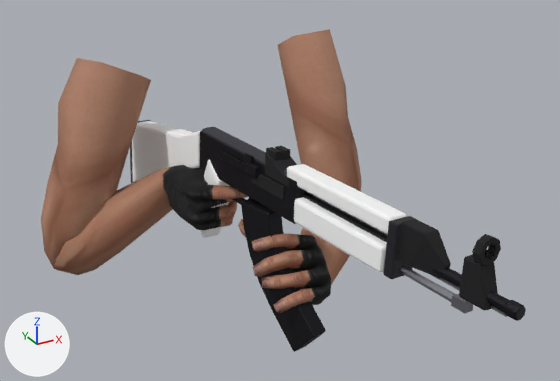
One commit to the glTF model assets/player/viewmodels/ak_fp.glb: the scene before it, then after it.
One viewpoint serves both versions: a 50 mm camera at (-0.562, 6.767, 1.952) aimed at (-0.053, 7.693, 1.489). Every picture has the same lights, and +X, +Y and +Z are marked at lower left. The first picture is the older version. Both versions are drawn at frame 10 of the action 'reload'; the numbers are the values there.

In view in the first picture: 'AK47_barrel', 'AK47_bayonet', 'AK47_dustcover', 'AK47_fsb', 'AK47_gasblock', 'AK47_hg_cap', 'AK47_hg_lower', 'AK47_hg_upper', 'AK47_mag', 'AK47_receiver', 'AK47_stock', 'ArmsMesh_AK47' and 13 more.
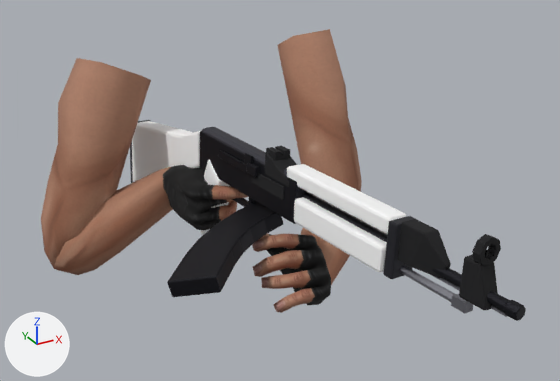
Location of each change, [x1, y1, x2, y2] in pixels of the pictures (560 x 381 px):
'AK47_mag', moved, turned
    before: [241, 199, 326, 352]
    after: [167, 201, 283, 297]

The change, as a list of edits to the scene's bpy script:
```text
Change ob_ak47_mag:
    ob_ak47_mag.location: (0.107, 0.00401, -0.103) -> (0.114, 0.0579, -0.0661)
    ob_ak47_mag.rotation_euler: (-0.066, 0.0527, 0.0592) -> (1.309, 0.134, -0.0637)  # degrees (-3.8, 3, 3.4) -> degrees (75, 7.7, -3.6)
```
